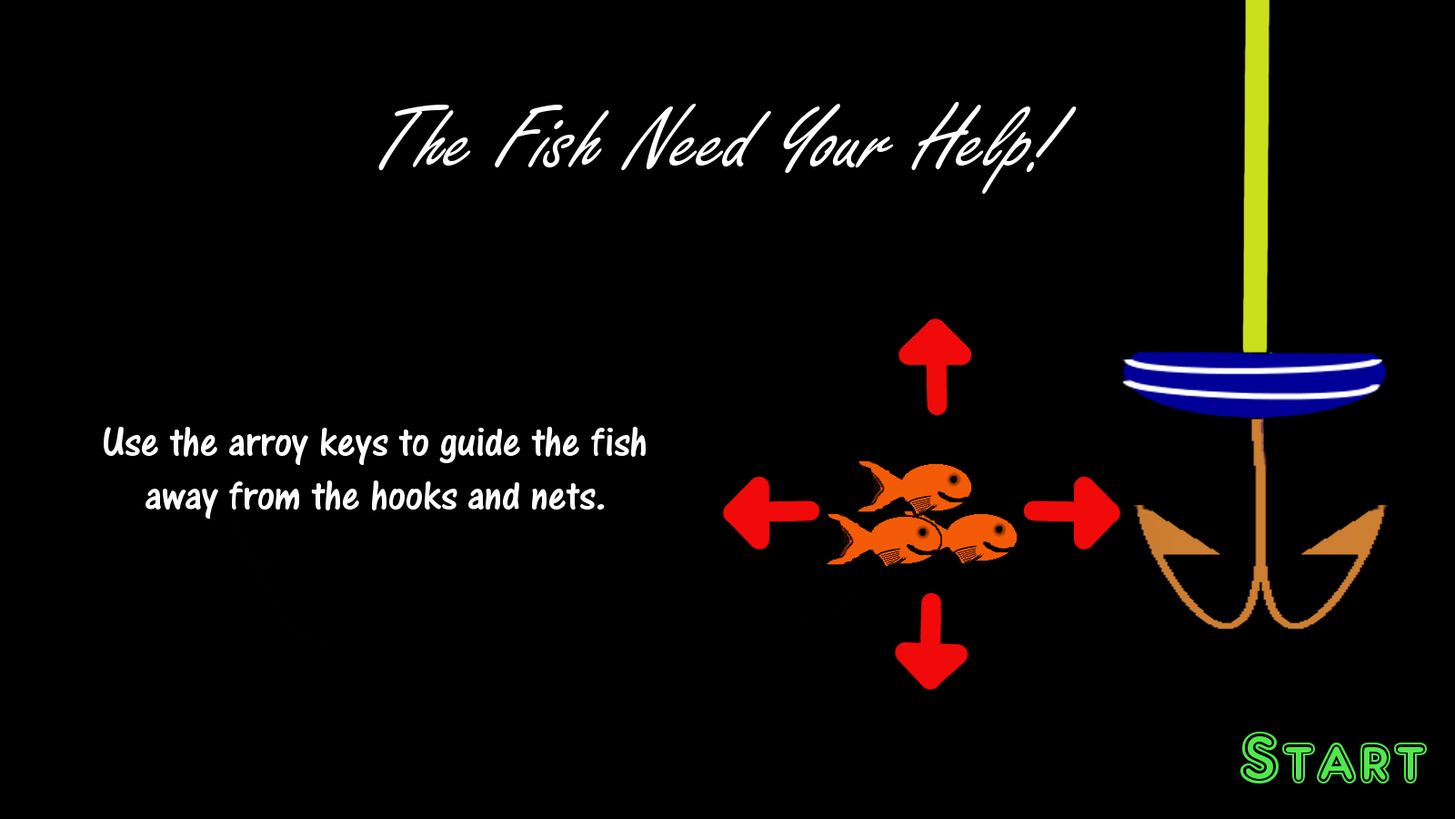
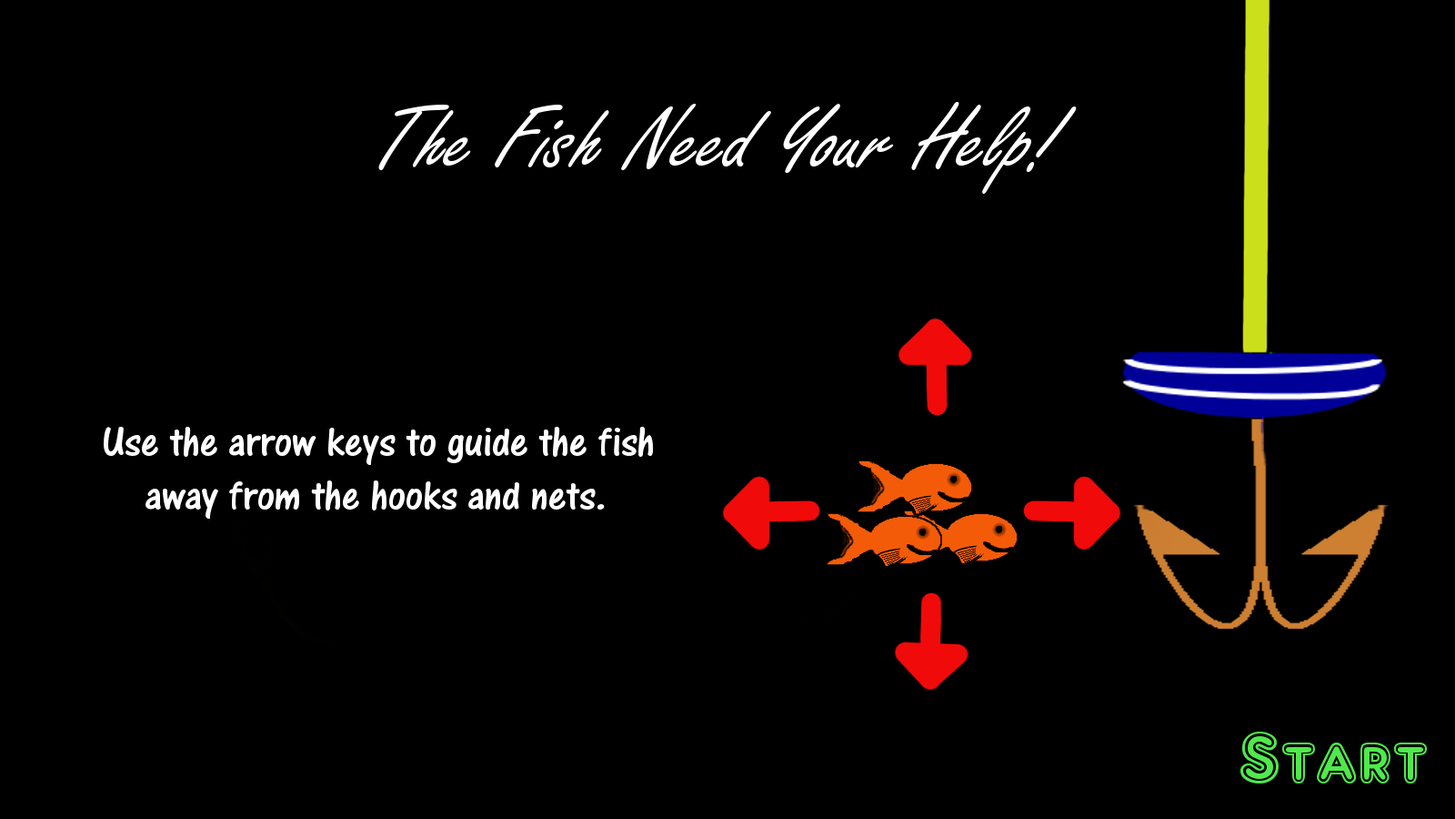
Two versions of the same layered image (1455x819). Layer-by-layer changes:
renamed "Use the arroy keys to guide th..." to "Use the arrow keys to guide th...", painted on it over [291, 426, 654, 465]
